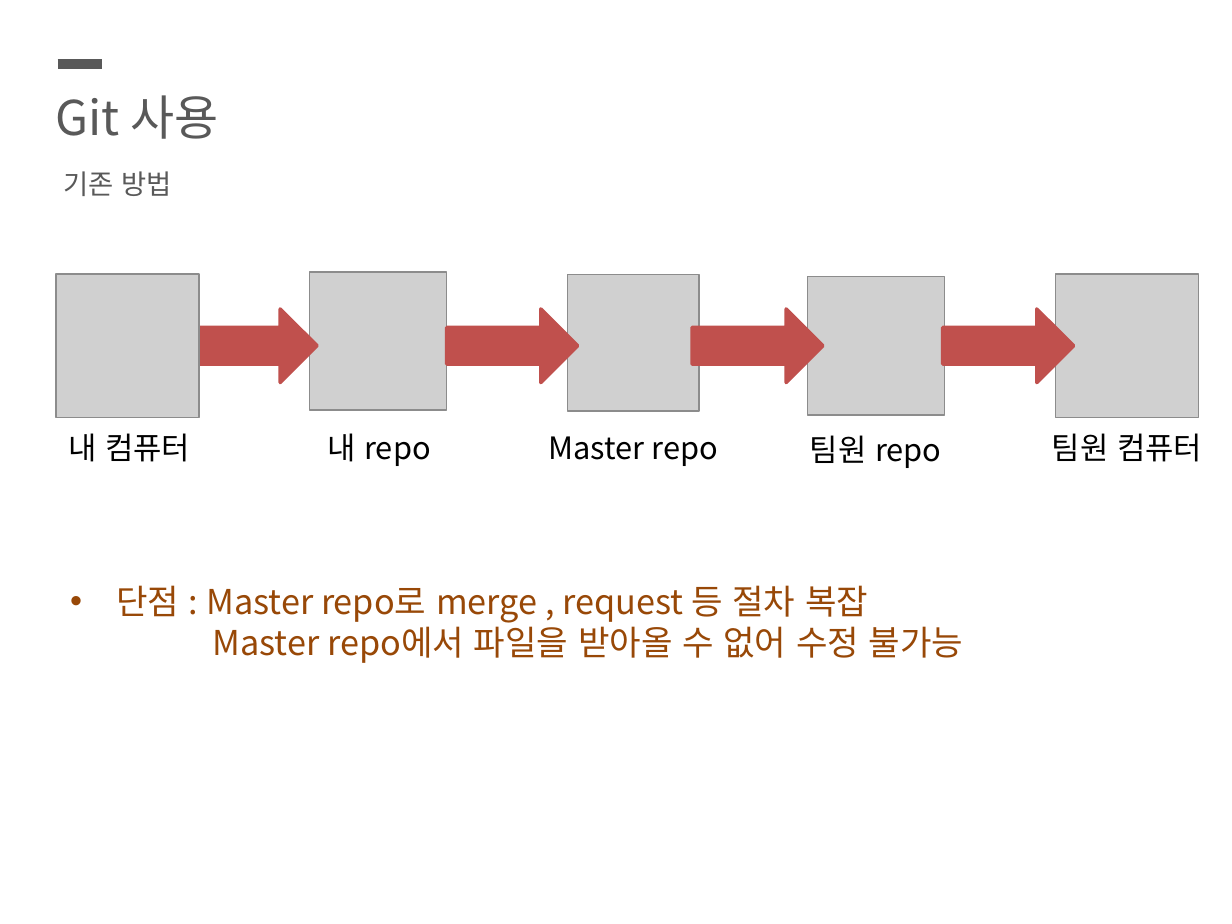
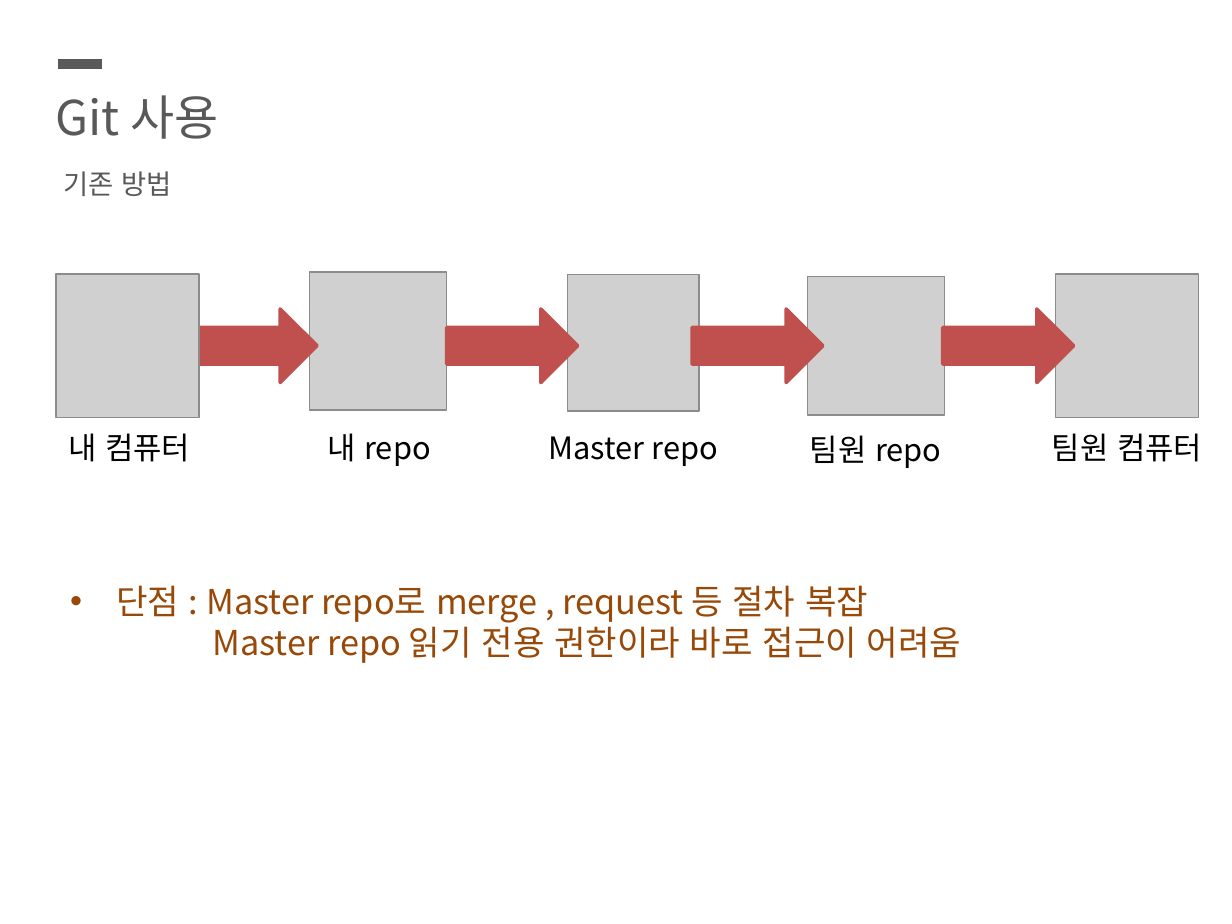
Before and after one commit to SeunghyunKing/OS_blue09, a slide deck: slide 9 of ppt.pptx (slide 8 before the commit). Drawn at 1232x924 pixels with LibreOffice and Linux fonts; fonts in the diff are those of the drawing; grey boxes stand for pictures. Boxes give left, top, right and bottom in pixels: in the first picture for what was removed or moved away, otherwise in the second. Text is boxed around its words. In the diff, an @@ line names an element or a change of style, - is before the commit and + after.

```diff
--- a/ppt.pptx
+++ b/ppt.pptx
@@ text at box(116, 585, 962, 663): text changed @@
-• 단점 : Master repo로 merge , request 등 절차 복잡
-  Master repo에서 파일을 받아올 수 없어 수정 불가능
+• 단점 : Master repo로 merge , request 등 절차 복잡
+  Master repo 읽기 전용 권한이라 바로 접근이 어려움
```
Also in this commit, not shown: 3 other slides changed, 2 slides added.
